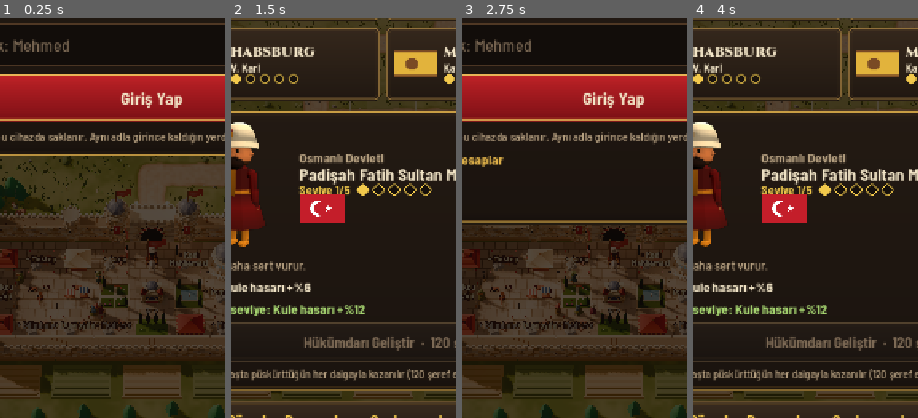
Above: before the commit, frames 1-4 (left to right).
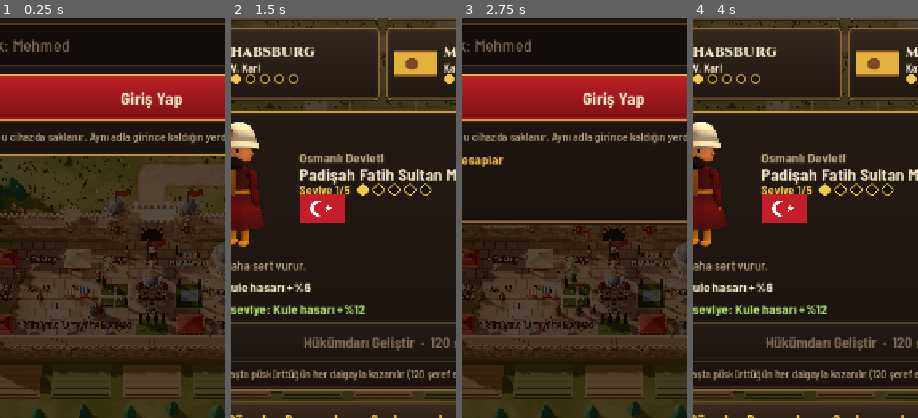
Above: after the commit, the same moments.

Repository: viorcreative-bit/alience-tower-defence
Game: Godot game, scene res://scenes/main.tscn
Two runs of this game, one before a commit and one after it. Both use one fixed random seed, a clock stepped at 60 frames per second and the inputs below.
Inputs (mouse positions are % of the whole screen's width and height, from its top left):
- Up to frame 1 (0.25 s): no input
- Up to frame 2 (1.5 s): click (50, 36) at 0.52 s; type "12" at 0.6 s; click "Giriş Yap" at 1.25 s
- Up to frame 3 (2.75 s): click "Çıkış" at 2 s
- Up to frame 4 (4 s): click (50, 36) at 2.77 s; type "12" at 2.85 s; click "12" at 3.5 s
The pictures show only the part of the screen within x 16-66%, y 32-82%; the shares and areas given below are measured in that part.

The runs differ from the first frame. In frame 1, 0.6% of the frame differs, in the area x 59-97%, y 64-78%; in frame 2, nothing differs; in frame 3, 0.6%, in the area x 60-97%, y 64-78%; in frame 4, nothing differs.

Commit message:
Saray, Cami ve Medrese daha yüksek ve süslü; şehir binaları büyütüldü
Saray: taç kapı, merdiven, iki kat pencere, çini kuşak, sivri dişli dam,
yüksek kasnaklı kubbe, balkonlu köşe kuleleri, daha yüksek Adalet Kulesi.
Cami: iki sıra pencere, kademeli kubbeler, ağırlık kuleleri, taç kapı,
şadırvan, daha yüksek minareler. Medrese: yüksek dershane, bacalı hücreler,
taç kapı, daha yüksek rasathane. Bütün binalar arsayı dolduracak kadar büyük.

Co-Authored-By: Claude Opus 5.5 (1M context) <noreply@anthropic.com>
Claude-Session: https://claude.ai/code/session_018AhiN67iPbKq2ciYuoAJmK

Diff:
--- a/godot/scripts/models.gd
+++ b/godot/scripts/models.gd
@@ -692,10 +692,11 @@
 	if level <= 0:
 		_empty_plot(root)
 		return root
-	# Blender modelleri arsanın ~%65'ini kaplar; 1.3 ile arsayı doldurur
-	var s: float = [0.0, 0.88, 1.0, 1.12][level] * 1.3
+	# Blender modelleri arsanın ~%65'ini kaplar; 1.45 ile arsayı doldurup biraz taşar (heybetli dursun)
+	var s: float = [0.0, 0.95, 1.05, 1.12][level] * 1.45
 	var g := Node3D.new()
-	g.scale = Vector3.ONE * s
+	# Saray, Cami ve Medrese Blender'da yüksek yapıldı; ötekiler biraz yukarı uzatılır ki şehir daha heybetli dursun
+	g.scale = Vector3(s, s * (1.0 if id in ["palace", "mosque", "medrese"] else 1.2), s)
 	root.add_child(g)
 	# Blender modeli: gövde + "L2", "L3" parçaları; Cami'de minareler "M1".."M4"
 	# kendi modeli henüz yoksa (Medrese) Mektep'in gövdesi
Binary file changed: godot/assets/models/ottoman/b_medrese.glb
Binary file changed: godot/assets/models/ottoman/b_mosque.glb
Binary file changed: godot/assets/models/ottoman/b_palace.glb
Not shown, changed: godot/tools/blender/buildings.py
